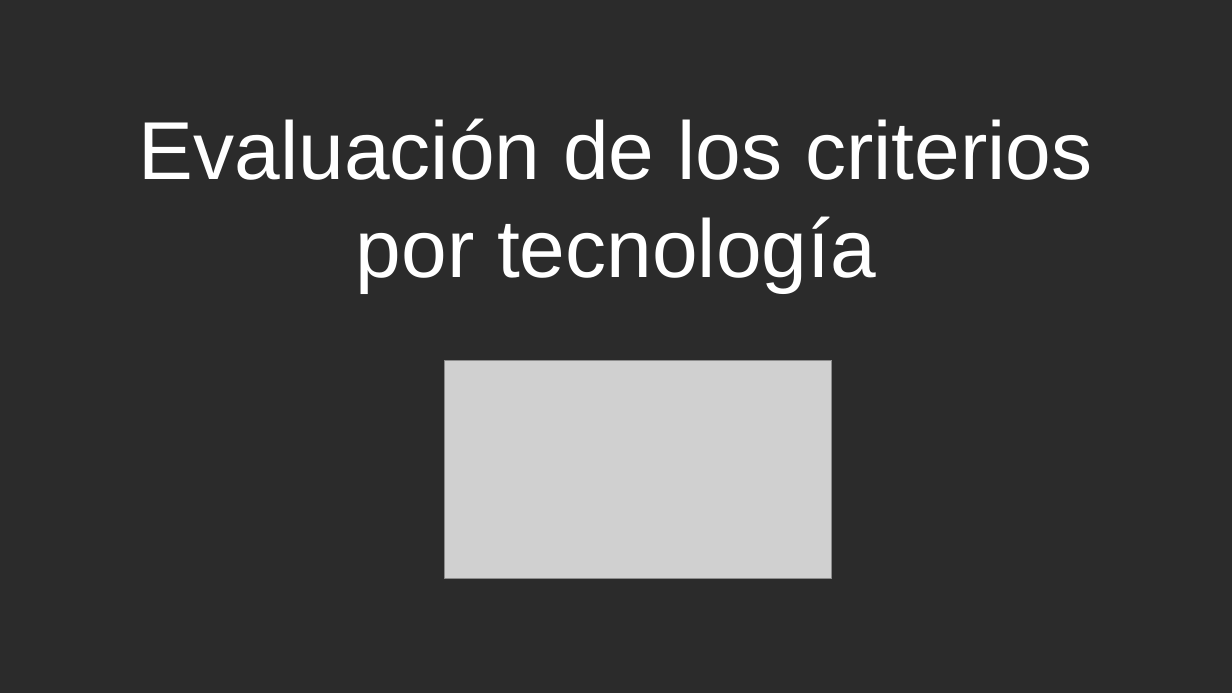
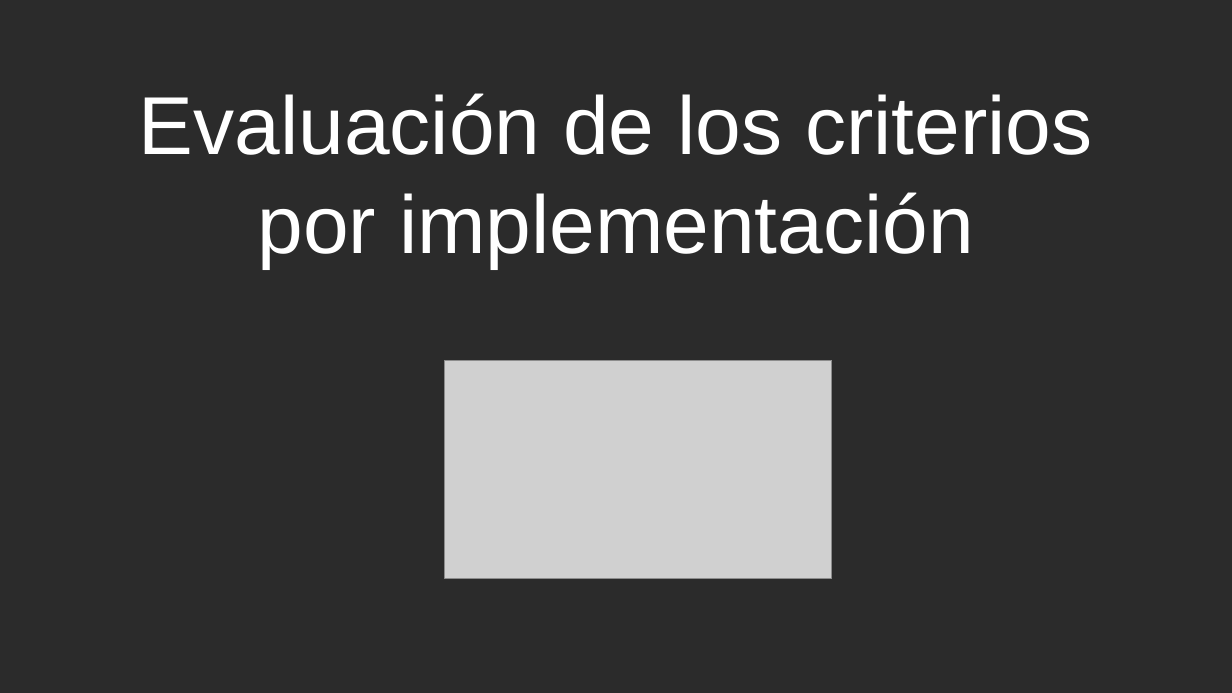
Before and after one commit to CarolinaTenlladoMontes/TG3, a slide deck: slide 15 of TG3 - Final.pptx (slide 20 before the commit). Drawn at 1232x693 pixels with LibreOffice and Linux fonts; fonts in the diff are those of the drawing; grey boxes stand for pictures; background and template pictures are left out; a plain dark background stands for a picture behind light text. Boxes give left, top, right and bottom in pixels: in the first picture for what was removed or moved away, otherwise in the second. Text is boxed around its words. In the diff, an @@ line names an element or a change of style, - is before the commit and + after.

```diff
--- a/TG3 - Final.pptx
+++ b/TG3 - Final.pptx
@@ title at [139,93,1092,268]: text changed @@
-Evaluación de los criterios por tecnología
+Evaluación de los criterios por implementación
```
Also in this commit, not shown: 6 other slides changed, 3 slides added, 17 slides removed.
